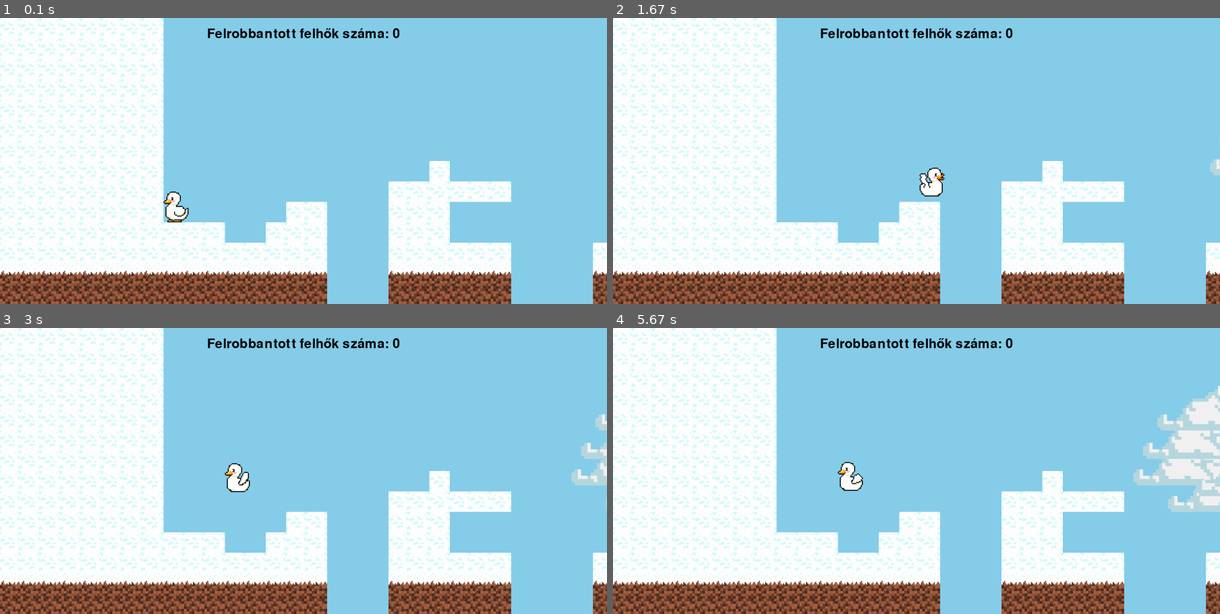
Above: before the commit, frames 1-4 (two rows, left to right).
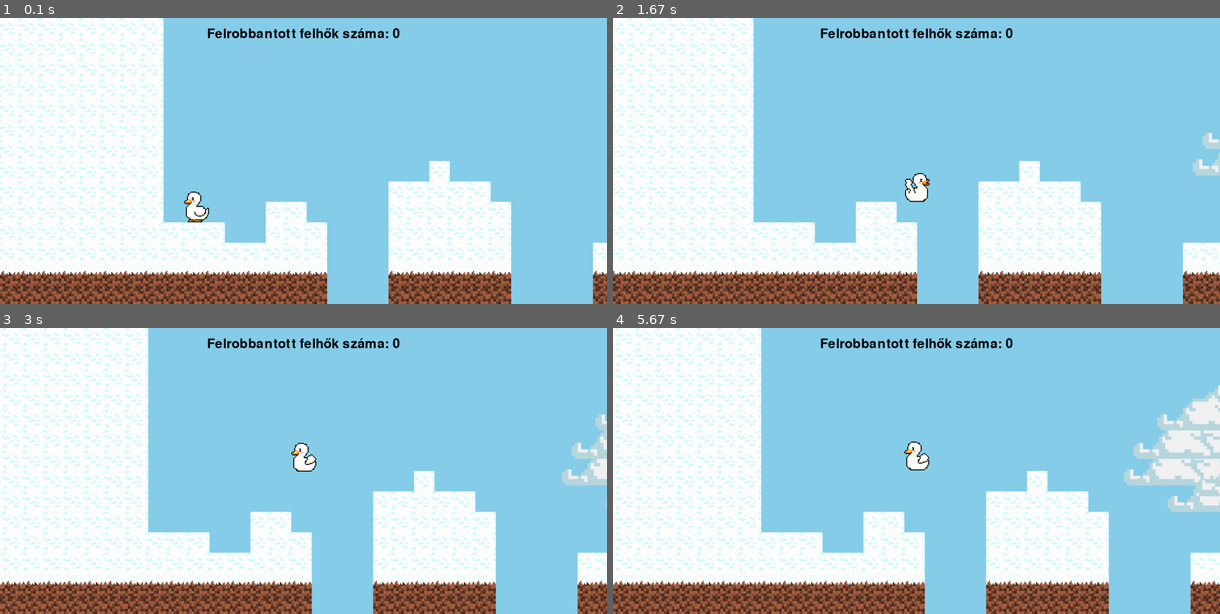
Above: after the commit, the same moments.

Repository: pinterroniaron/Pygame_minta
Game: pygame game, started from main.py
The game is run twice, just before and just after one commit, with the same random seed, the same clock (stepped at 60 frames per second) and the same inputs.
Inputs:
- Up to frame 1 (0.1 s): no input
- Up to frame 2 (1.67 s): hold Right 0.33-0.8 s; hold Up 0.83-1.13 s; hold Right 1.17-1.63 s
- Up to frame 3 (3 s): hold Left 1.67-2.2 s; hold Left 2.23-2.63 s; hold Up from 2.67 s (still down)
- Up to frame 4 (5.67 s): release Up at 3.03 s; hold Up 3.07-3.7 s; hold Up 3.73-4.2 s; hold Up 4.23-4.7 s; hold Up 5.07-5.53 s; hold Up from 5.57 s (still down)

The runs differ from the first frame. In frame 1, 2.8% of the frame differs, in the area x 26-85%, y 57-79%; in frame 2, 23%; in frame 3, 23%; in frame 4, 24%, in the area x 0-100%, y 0-100%.

Commit message:
map upgrade

Diff:
--- a/level.py
+++ b/level.py
@@ -116,10 +116,10 @@
         player_x: int = player.rect.centerx
         direction_x: float = player.direction.x
 
-        if player_x < width / 4 and direction_x < 0:
+        if player_x < width / 2 and direction_x < 0:
             self.world_shift = 8
             player.speed = 0
-        elif player_x > width - (width / 4) and direction_x > 0:
+        elif player_x > width - (width / 2) and direction_x > 0:
             self.world_shift = -8
             player.speed = 0
         else:
--- a/settings.py
+++ b/settings.py
@@ -1,18 +1,18 @@
 level_map: list[str] = [
-    "HHHHHHHH                              HHHHHHHHHHHHHHHHHWWWWG                                                           GXXGGGGGGGGGGGGGG         ",
-    "HHHHHHHH                              HHHHHHHHHHHHHHHHHBBBBX                                                           XXXXXXXXXXXXXXXXX           ",
-    "HHHHHHHH                              FFFFFFFFFFFFFFFFFDXXXX                                                           XXXXXXXXXXXXXXXXX             ",
-    "HHHHHHHH                              XXXXXXXXXXXXXXXXXXXXXX                                            GGGGGG       GGXXXXXXXXXXXXXXXXX                ",
-    "HHHHHHHH                              XXXXXXXXXXXXXXXXXXXXXX                                          GGXXXXXXGGG                                      ",
-    "HHHHHHHH                              XXXXXXXXXXXXXXXXXXXXXX                   G                     GXXXXXXXXXXX                                      ",
-    "HHHHHHHH                              XXXXXXXXXXXXXXXXXXXXXX            GGGG                        GXXXXXXXXXXXX    GGGGGGGGGGGGGGGGGGGTTTTTT                ",
-    "HHHHHHHH             H           HH                                                               GGXXXXXXXXXXXXX    XXXXXXXXXXXXXXXXXXXSSSSSS                ",
-    "HHHHHHHH           HHHHHH      HHHH                             GGGG                         GGGGGX     XXXXXXXXX    XXXXXXXXXXXXXXXXXXXSSSSSS                ",
-    "HHHHHHHHP     HH   HHH                HHHHHHHHHHHHHHHHHgGGGGGGGGXXXX                   GGGGGGXXXXXXWWWWWXXXXXXXXX    XXXXXXXXXXXXXXXXXXXSSSSSS                ",
-    "HHHHHHHHHHH  HHH   HHH                HHHHHHHHHHHHHHHHHMXXXXXXXXXXXX         GGGGG     XXXXXXXXXXXXXBBBBXXXXXXXXX    XXXXXXXXXXXXXXXXXXXSSSSSS                ",
-    "HHHHHHHHHHHHHHHH   HHHHHH    HHHHHHH  HHHHHHHHHHHHHHHHHMXXXXXXXXXXXX         XXXXX     XXXXXXXXXXXXXXXXXXXXXXXXXX    XXXXXXXXXXXXXXXXXXXSSSSSS                ",
-    "FFFFFFFFFFFFFFFF   FFFFFF    FFFFFFF  FFFFFFFFFFFFFFFFFDXXXXXXXXXXXX         XXXXX     XXXXXXXXXXXXXXXXXXXXXXXXXX    XXXXXXXXXXXXXXXXXXXSSSSSS               ",
-    "XXXXXXXXXXXXXXXX   XXXXXX    XXXXXXX  XXXXXXXXXXXXXXXXXXXXXXXXXXXXXX         XXXXX     XXXXXXXXXXXXXXXXXXXXXXXXXX    XXXXXXXXXXXXXXXXXXXSSSSSS              ",
+    "HHHHHHHH                                                                                     GGGG                                                                                 TTT                                      ",
+    "HHHHHHHH                                                                                     XXXX                                                                                 SSS                                      ",
+    "HHHHHHHH                                                   HH                                XXXX                 G                                                   GGTTT       SSS    TT                                      ",
+    "HHHHHHHH                                                   FF                                XXXX     GG      G   X                                                   XXSSS       SS     SS                                           ",
+    "HHHHHHHH                                            H                  HHgGGGG                        XX      X                                                  G    X           SS                                             ",
+    "HHHHHHHH                                        H   F                  FFDXXXX      GG                                                                        G  X    X           SST                                                   ",
+    "HHHHHHHH                                        F                  HH  XXXXXXX      XX       GGGG                                                          G  X       X  TT    TSSSSS    TT                                                 ",
+    "HHHHHHHH             H           HH     HH                         FF                        XXXX                          GGG                          G  X          X  S     SSSSS     SS                                                  ",
+    "HHHHHHHH           HHHHH       FFFF     FF                    HHH                            XXXX                  GGG     XXX                       G  X             X  S    TSSSSS                                             ",
+    "HHHHHHHH P   HH    HHHHHH                                     FFF                            XXXX   GGG          GGXXX                            G  X                X  S    SSSSSST                                        ",
+    "HHHHHHHHHHH  HHH   HHHHHH                              HHH                                   XXXX   XXX    GG    XXXXX                         G  X                   X  SSSSSSSSSSSS                                                ",
+    "HHHHHHHHHHHHHHHH   HHHHHH    HHHHHHH           HHH     FFF                                   XXXX          XX                               G  X                      X                  TT                         ",
+    "FFFFFFFFFFFFFFFF   FFFFFF    FFFFFFF   FFF     FFF                                           XXXX                                        G  X                         X                  SS                            ",
+    "XXXXXXXXXXXXXXXX   XXXXXX    XXXXXXX                                                         XXXX                                     GGGX                            XXSSSSSSSSSSSSS                                                ",
 ]
 
 #T = sand_top
